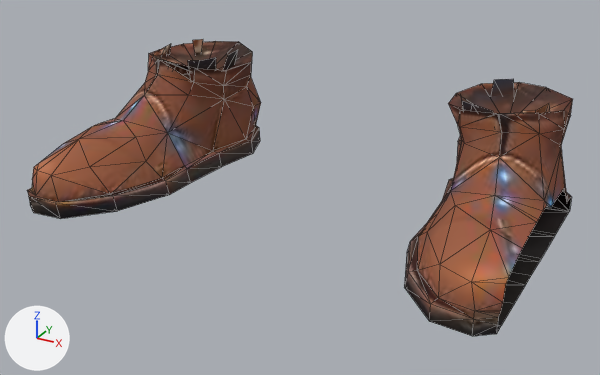
The glTF model public/models/outfits/wisp_slippers.glb: old version first, new version second.
One viewpoint serves both versions: a 50 mm camera at (0.313, -0.632, 0.302) aimed at (0.003, -0.068, 0.02). The lights are fixed; the arrows at lower left show +X, +Y and +Z. The first picture is the older version. Mesh edges are drawn as thin lines. Where no turn or scale is listed for an object, it has been applied to the vertices. Vertices at exactly the same position are counted once.

Objects in the first picture: 'storm_boots'.
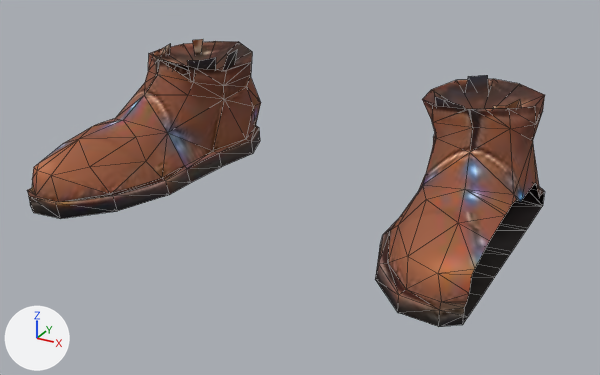
The newer file is also turned or shifted as a whole; pictures and numbers use the older file's frame.

Boxes [x1, y1, x2, y2] around the edits, measured in the pictures (600 x 375 px; the box of a moved part takes in the faces that stretch with it):
```json
{"object": "storm_boots", "change": "reshaped", "before": [27, 39, 573, 336], "after": [27, 39, 545, 327]}
{"part": 1, "of": "me_storm_boots", "change": "moved or reshaped", "before": [404, 82, 573, 336], "after": [375, 79, 545, 327]}
{"part": 2, "of": "me_storm_boots", "change": "moved or reshaped", "before": [461, 79, 550, 113], "after": [435, 75, 522, 109]}
```

The change, as JSON lines over the scene's bpy script:
```json
{"block": "me_storm_boots", "where": "# used by ob_storm_boots; location = (0.0, 0.0, 0.0)"}
{"op": "remove", "block": "me_storm_boots", "code": "me_storm_boots.from_pydata(...)  # 262 vertices, 401 faces; spans x -0.205..0.205, y -0.184..0.077, z 0.0..0.103"}
{"op": "add", "block": "me_storm_boots", "code": "me_storm_boots.from_pydata(...)  # 262 vertices, 401 faces; spans x -0.205..0.183, y -0.184..0.077, z 0.0..0.103"}
{"block": "me_storm_boots", "change": "me_storm_boots part 1: the loose piece of 113 vertices spanning x 0.102..0.205, y -0.184..0.077, z 0.0..0.103 is moved by (-0.023, 0.0, 0.0)"}
{"block": "me_storm_boots", "change": "me_storm_boots part 2: the loose piece of 18 vertices spanning x 0.117..0.191, y -0.041..0.053, z 0.066..0.103 is moved by (-0.022, 0.0, 0.0)"}
```
